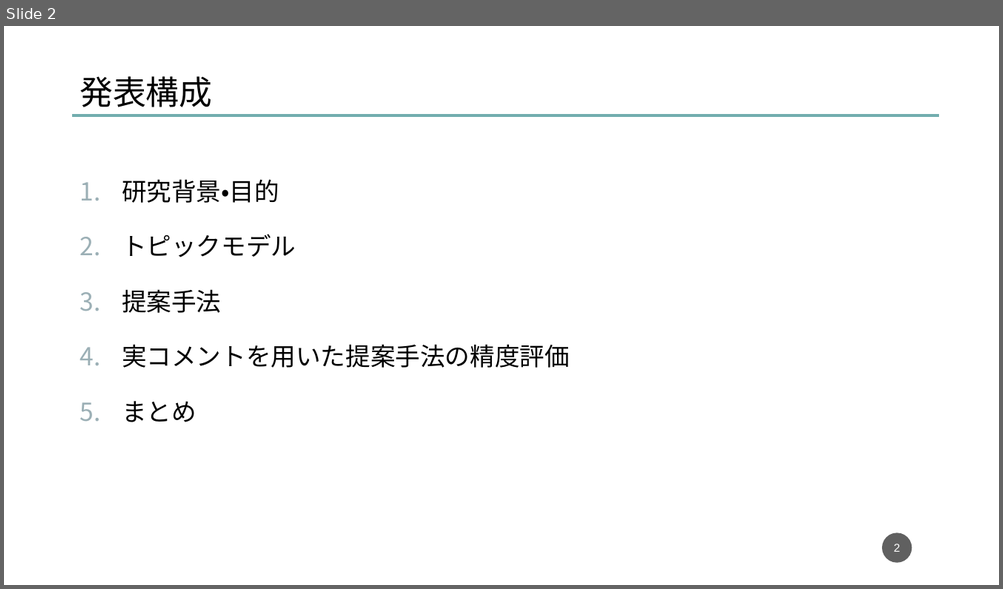
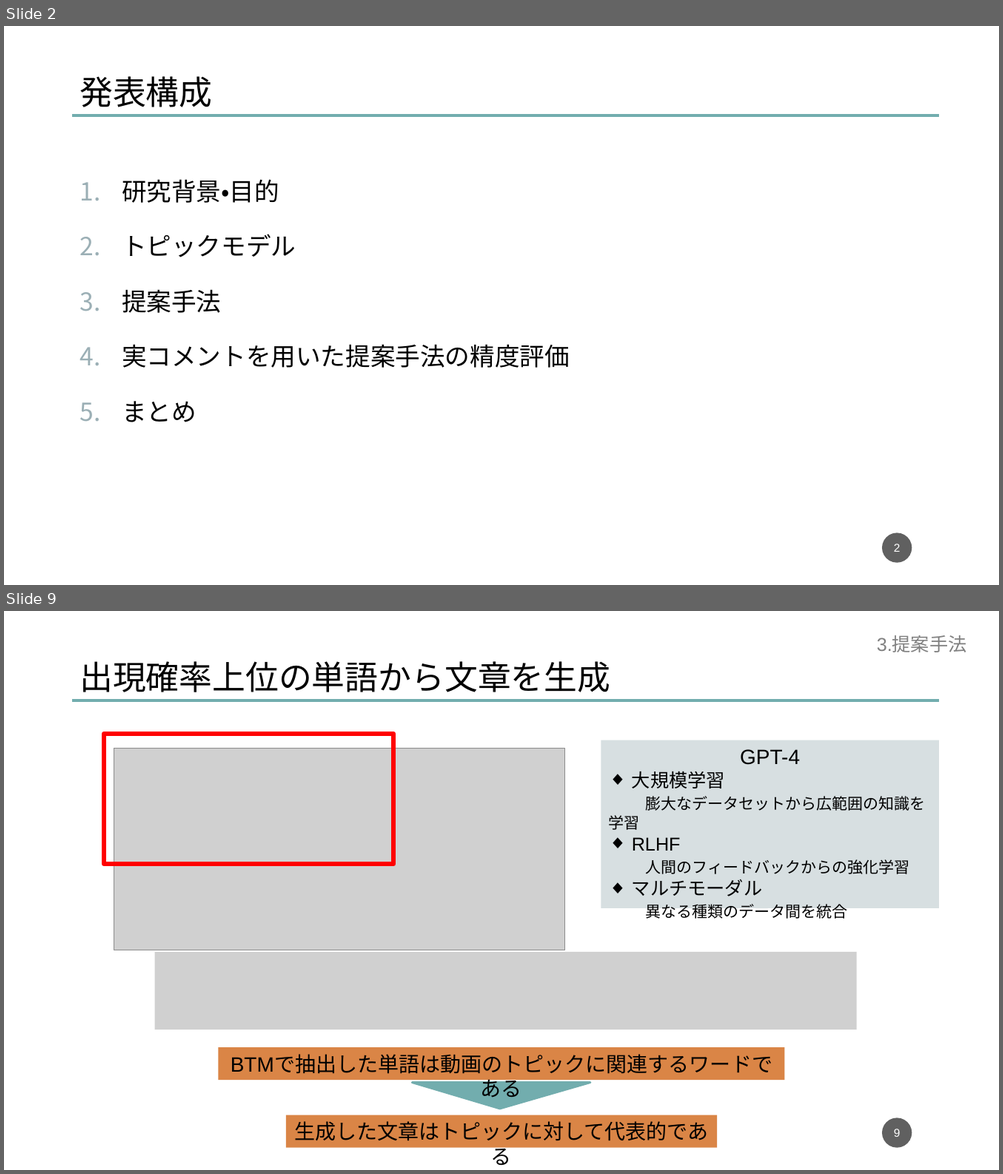
Before and after one commit to dora937nishikori/investigation, a slide deck: 修論/修論発表資料.pptx. Shown one above the other, each under a label of ours: slide 2 before the commit, slides 2 and 9 after it; the slides between them are not shown. The pictures are 1003x589 and 1003x1174 pixels, drawn with LibreOffice and Linux fonts; fonts in the diff are those of the drawing; grey boxes stand for pictures. Boxes give left, top, right and bottom in pixels: in the first picture for what was removed or moved away, otherwise in the second. Text is boxed around its words. In the diff, an @@ line names an element or a change of style, - is before the commit and + after.

```diff
--- a/修論/修論発表資料.pptx
+++ b/修論/修論発表資料.pptx
@@ slide 9 added at bbox=[4, 611, 999, 1170], background #FFFFFF @@
@@ text added at bbox=[876, 636, 967, 652], 18 pt, text #808080 @@
+3.提案手法
@@ text added at bbox=[79, 661, 610, 692], 32 pt, text #000000 @@
+出現確率上位の単語から文章を生成
@@ line added from (73, 701) to (939, 701), #72ADAE 3 pt @@
@@ rectangle added at bbox=[104, 734, 393, 865], outline #FF0000 4.5 pt @@
@@ rectangle added at bbox=[601, 740, 939, 908], fill #D7DFE1, 15 pt, text #000000 @@
+GPT-4
+◆ 大規模学習
+膨大なデータセットから広範囲の知識を学習
+◆ RLHF
+人間のフィードバックからの強化学習
+◆ マルチモーダル
+異なる種類のデータ間を統合
@@ picture added at bbox=[114, 749, 565, 950] @@
@@ picture added at bbox=[155, 952, 856, 1031] @@
@@ rectangle added at bbox=[218, 1048, 785, 1080], fill #DA8546, 20 pt, text #000000 @@
+BTMで抽出した単語は動画のトピックに関連するワードである
@@ triangle added at bbox=[412, 1082, 590, 1109], fill #72ADAE, outline #72ADAE 2 pt @@
@@ rectangle added at bbox=[286, 1116, 717, 1148], fill #DA8546, 20 pt, text #000000 @@
+生成した文章はトピックに対して代表的である
@@ page number added at bbox=[882, 1119, 912, 1148], fill #1D1D1D at 70% opacity, 11 pt, text #FFFFFF @@
+9
```
Also in this commit, not shown: 6 slides changed, 7 other slides added, 2 slides removed, 7 other files.
